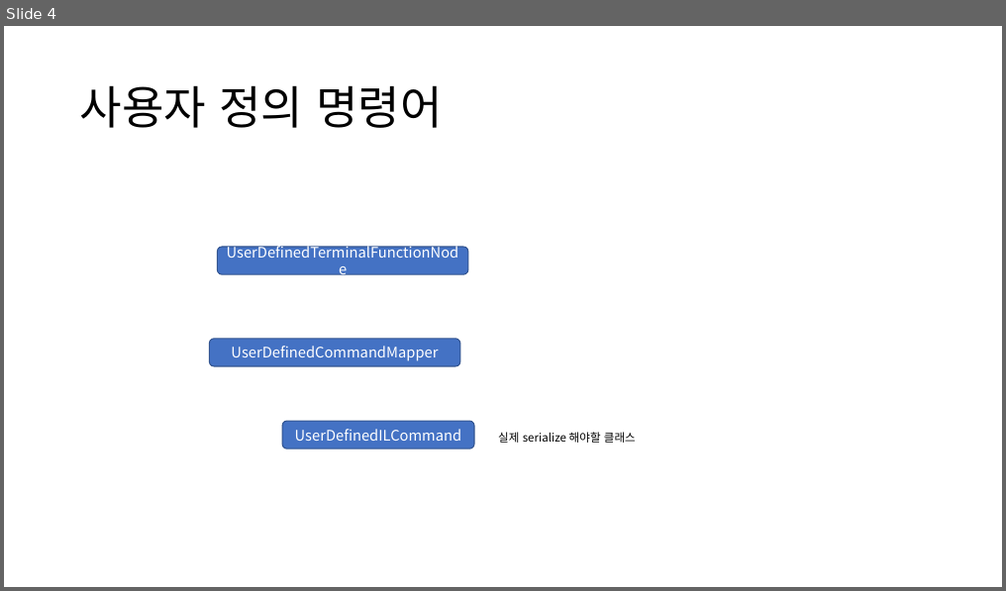
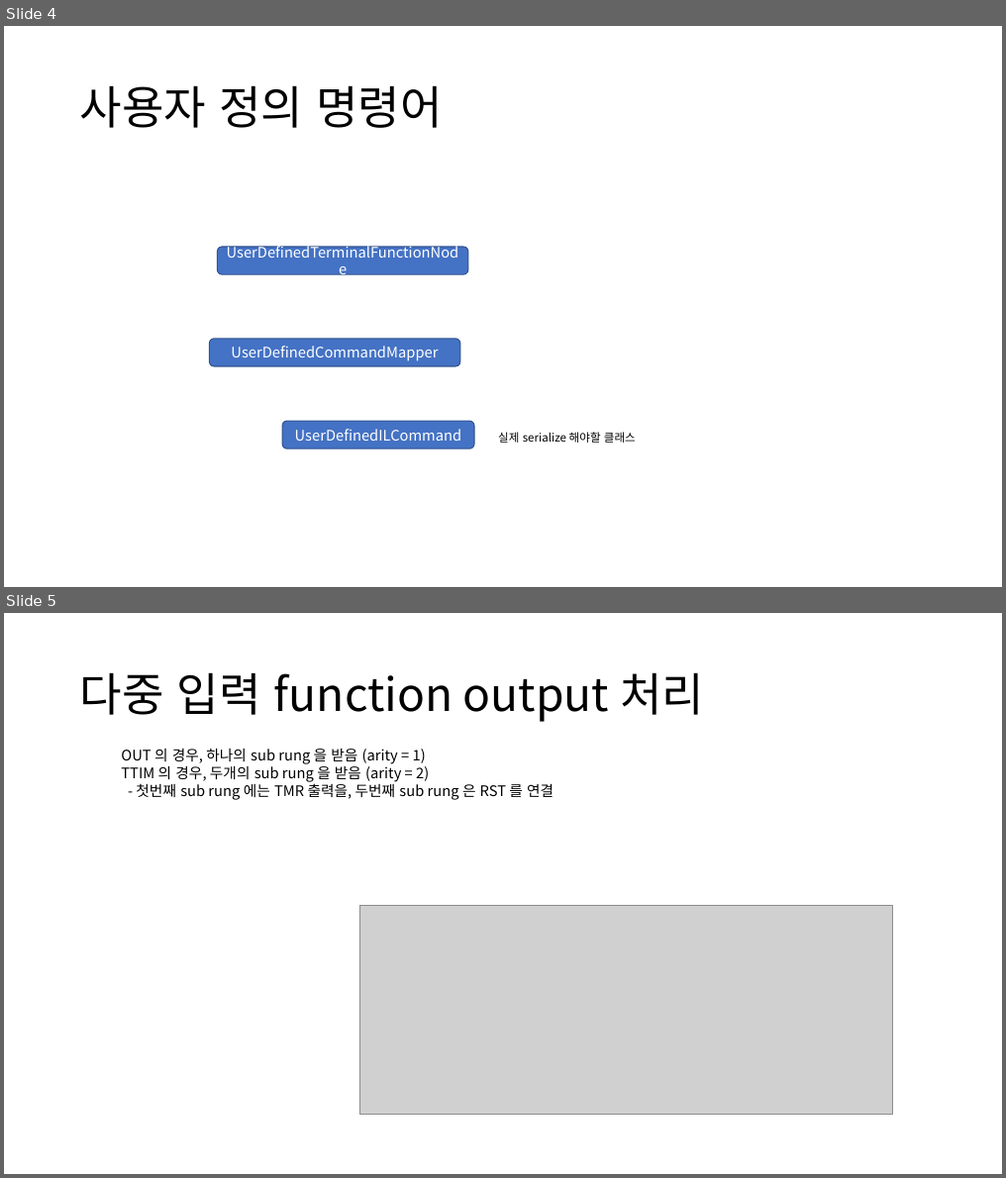
Before and after one commit to kwak52/public, a slide deck: Documents/Design.pptx. Shown one above the other, each under a label of ours: slide 4 before the commit, slides 4 and 5 after it. The pictures are 1006x591 and 1006x1178 pixels, drawn with LibreOffice and Linux fonts; fonts in the diff are those of the drawing; grey boxes stand for pictures. Boxes give left, top, right and bottom in pixels: in the first picture for what was removed or moved away, otherwise in the second. Text is boxed around its words. In the diff, an @@ line names an element or a change of style, - is before the commit and + after.

```diff
--- a/Documents/Design.pptx
+++ b/Documents/Design.pptx
@@ slide 5 added at bbox=[4, 613, 1002, 1174], background #FFFFFF @@
@@ title added at bbox=[80, 672, 704, 722], 44 pt, text #000000 @@
+다중 입력 function output 처리
@@ text added at bbox=[121, 749, 553, 800], 14 pt, text #000000 @@
+OUT 의 경우, 하나의 sub rung 을 받음 (arity = 1)
+TTIM 의 경우, 두개의 sub rung 을 받음 (arity = 2)
+- 첫번째 sub rung 에는 TMR 출력을, 두번째 sub rung 은 RST 를 연결
@@ picture added at bbox=[359, 906, 892, 1114] @@
```
Also in this commit, not shown: 15 other files.
